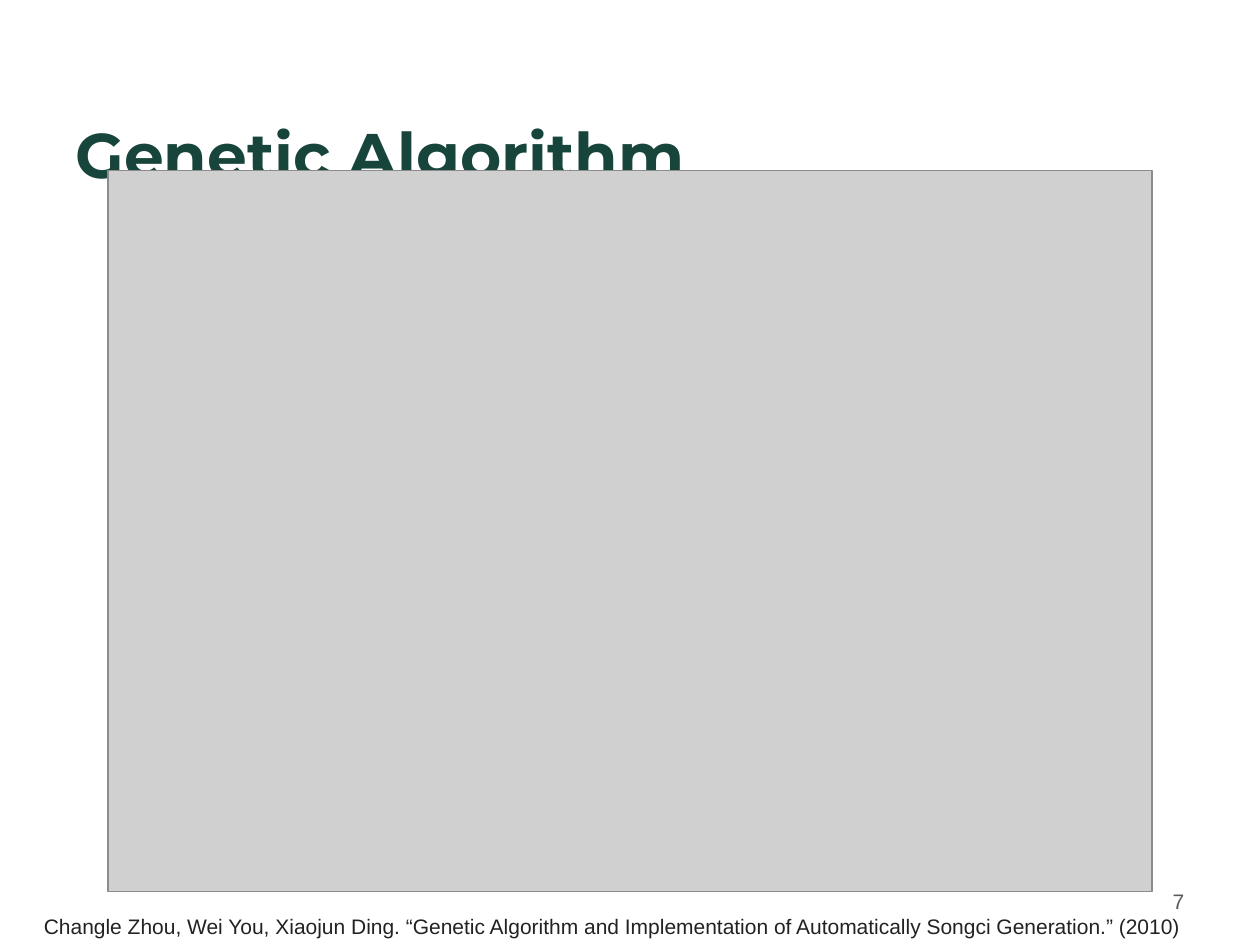
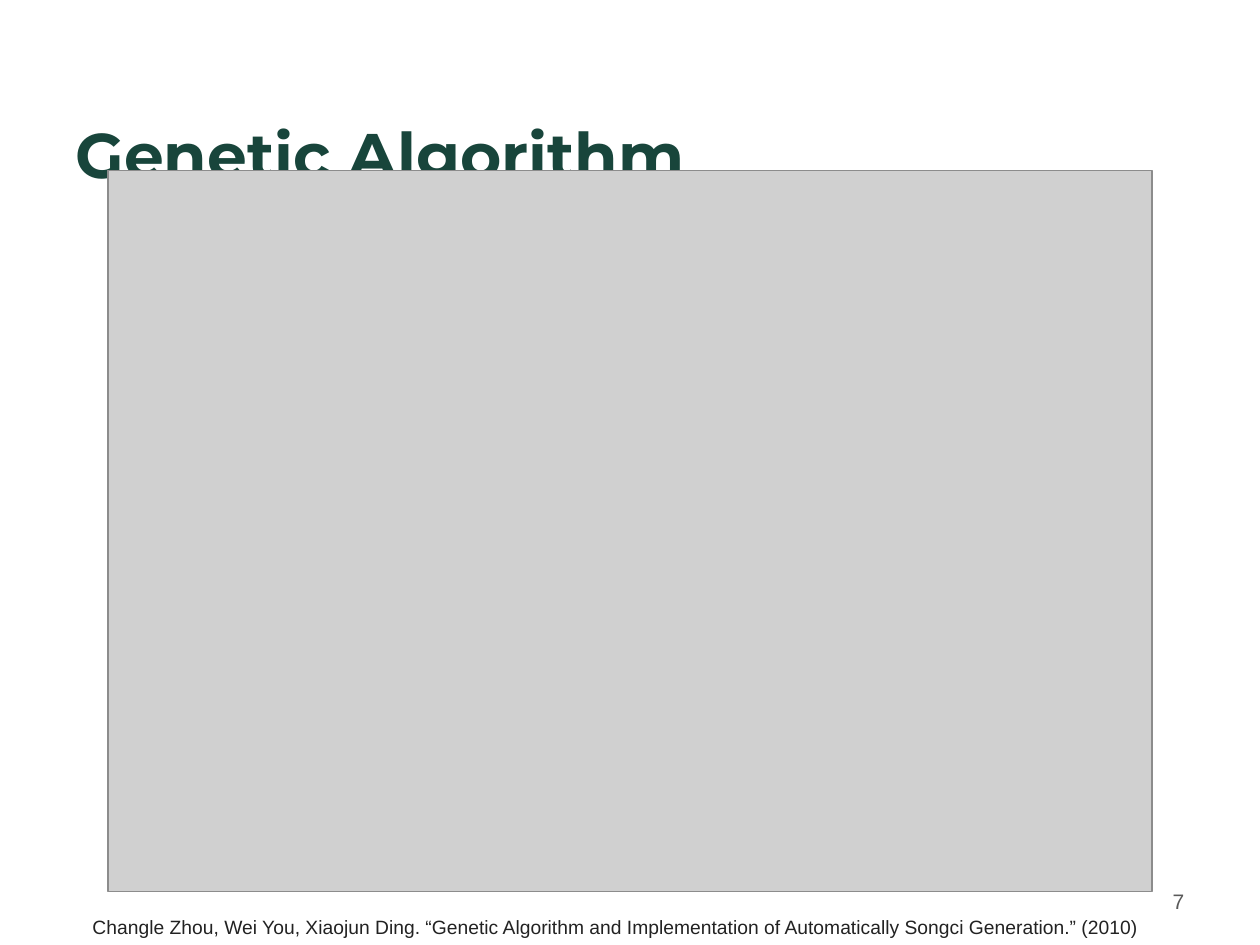
Before and after one commit to Strideradu/17spr_wang_zhu_du, a slide deck: slide 7 of Wei-GA.pptx. Drawn at 1260x945 pixels with LibreOffice and Linux fonts; fonts in the diff are those of the drawing; grey boxes stand for pictures; background and template pictures are left out. Boxes give left, top, right and bottom in pixels: in the first picture for what was removed or moved away, otherwise in the second. Text is boxed around its words. In the diff, an @@ line names an element or a change of style, - is before the commit and + after.

```diff
--- a/Wei-GA.pptx
+++ b/Wei-GA.pptx
@@ text "Changle Zhou, Wei You, Xiaojun ...": place and size @@
-text "Changle Zhou, Wei You, Xiaojun ..." at [44, 918, 1180, 938]
+text "Changle Zhou, Wei You, Xiaojun ..." at [92, 920, 1137, 938]
@@ text "Changle Zhou, Wei You, Xiaojun ..." at [92, 920, 1137, 938]: size 12 to 11 pt @@
```
Also in this commit, not shown: 10 other slides changed, 1 other file.
